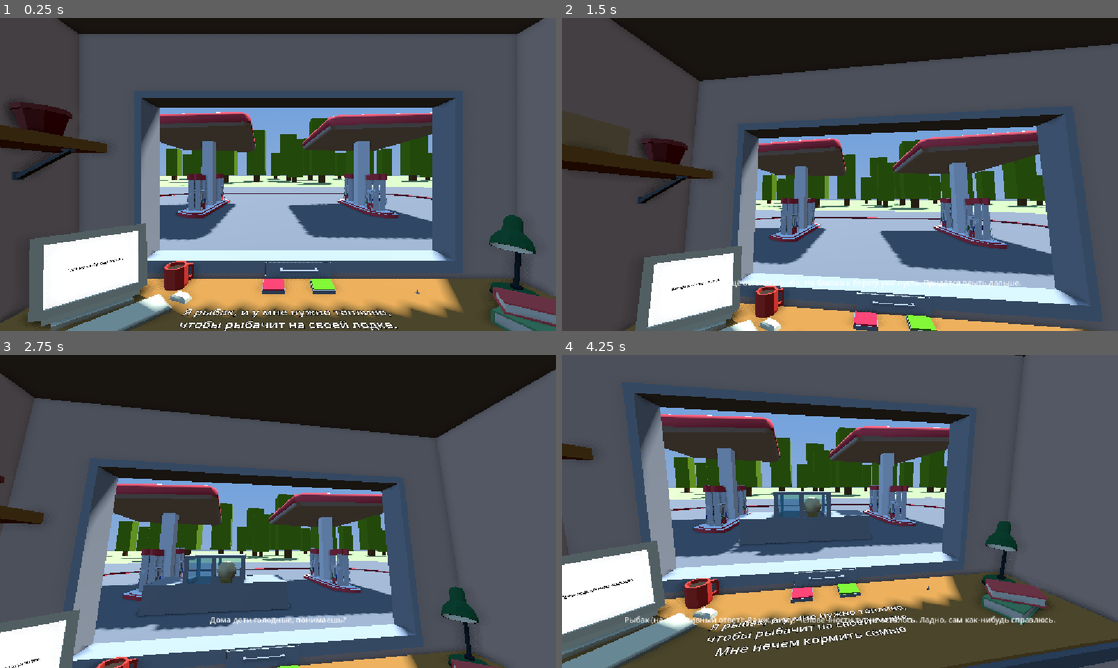
Above: before the commit, frames 1-4 (two rows, left to right).
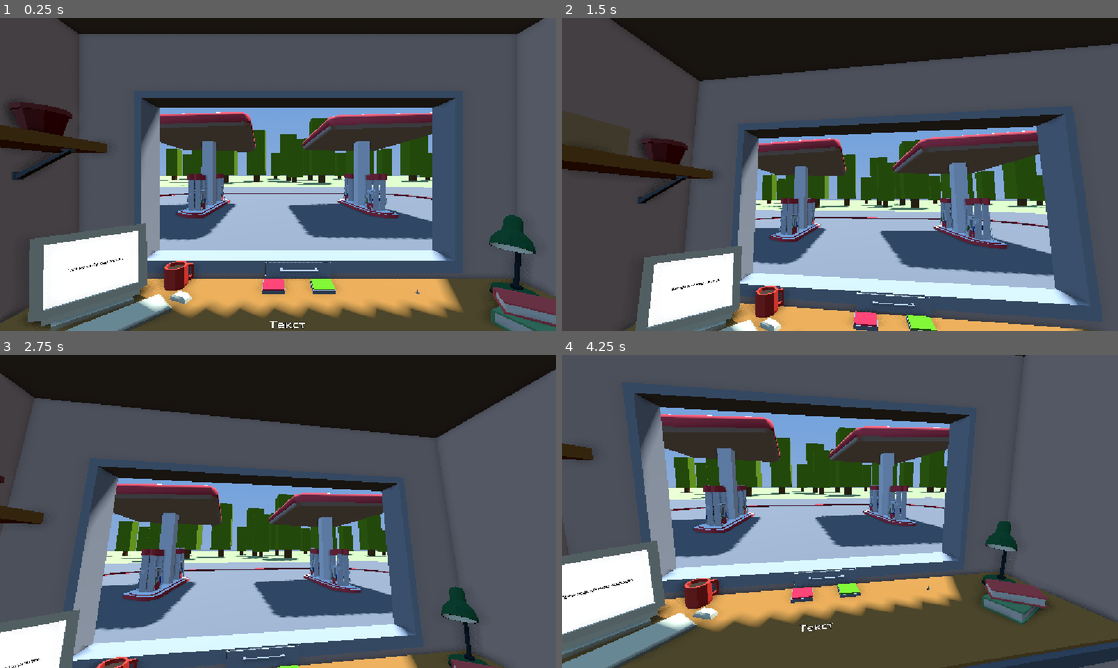
Above: after the commit, the same moments.

Repository: RolicsVin/AZS
Game: Godot game, scene res://scenes/game.tscn
The game is run twice, just before and just after one commit, with the same random seed, the same clock (stepped at 60 frames per second) and the same inputs. This scene is started directly instead of the project's main scene.
Inputs (mouse positions are in pixels of both pictures, inside the frame that each line leads up to):
- Up to frame 1 (0.25 s): no input
- Up to frame 2 (1.5 s): tap Enter (ui_accept) at 0.5, 0.77 s; move the mouse to (962, 158) at 0.52 s; hold Right (ui_right) 0.53-1.28 s; click (962, 158) at 0.6 s; move the mouse to (728, 190) at 1.27 s; hold Down (ui_down) from 1.28 s (still down); click (728, 190) at 1.35 s
- Up to frame 3 (2.75 s): tap Enter (ui_accept) at 1.52 s; move the mouse to (333, 442) at 2.02 s; release Down (ui_down) at 2.03 s; hold Right (ui_right) from 2.03 s (still down); click (333, 442) at 2.1 s
- Up to frame 4 (4.25 s): move the mouse to (812, 574) at 2.77 s; release Right (ui_right) at 2.78 s; hold Up (ui_up) 2.78-3.53 s; click (812, 574) at 2.85 s; tap Enter (ui_accept) at 3.02, 3.77 s; move the mouse to (1006, 558) at 3.52 s; hold Left (ui_left) from 3.53 s (still down); click (1006, 558) at 3.6 s

The runs differ from the first frame. In frame 1, 0.9% of the frame differs, in the area x 32-72%, y 92-100%; in frame 2, 0.2%; in frame 3, 3.9%; in frame 4, 4.7%, in the area x 11-89%, y 43-97%.
Error after the commit: Parse Error: Could not find type "Event" in the current scope. (res://scenes/game.gd:63)

Commit message:
Refactor work and event sequence architecture

Diff:
--- a/scenes/game.gd
+++ b/scenes/game.gd
@@ -1,20 +1,20 @@
 ## В этом скрипте хранится основной игровой цикл
 extends Node3D
 
+@export var works: Array[Work] ## Рабочие смены по очереди
 
-@export var cars: Array[Car] ## Список автомобилей по очереди
-
-@export var ui: Control ## Пользовательский интерфейс
-@export var resume: Node3D ## Узел для отображения резюме кандидата
-@export var web: Panel ## Панель для отображения социальных сетей кандидата
-@export var dialog: Control ## Диалог с кандидатом
+@export var ui: Control
+@export var resume: Node3D
+@export var web: Panel
+@export var dialog: Control
 @export var back_button: Button
 
 @onready var accert_button: AreaButon = $Buttons/Accert
 @onready var deny_button: AreaButon = $Buttons/Deny
 
-var index: int = -1 ## Номер текущей машины. В начале машины нет, поэтому -1
-var current_car: Car ## Текущая машина
+var work_index: int = 0
+var item_index: int = 0
+var current_car: Car
 
 
 func _ready() -> void:
@@ -28,20 +28,45 @@
 	next()
 
 
+## Переходит к следующему элементу текущей смены.
+## Элементом может быть машина или текстовое событие.
 func next() -> void:
-	# Разрешение на принятие решения не должно переноситься на следующего персонажа.
 	_set_decision_buttons_enabled(false)
+	current_car = null
 
-	index += 1
+	while work_index < works.size():
+		var work: Work = works[work_index]
 
-	if index > cars.size() - 1:
-		end_game()
-		return
+		if item_index >= work.sequence.size():
+			work_index += 1
+			item_index = 0
+			continue
 
-	var car: Car = cars[index]
-	current_car = car
-	car.start()
-	setup(car)
+		var item: Variant = work.get_sequence_item(item_index)
+		item_index += 1
+
+		if item is Car:
+			current_car = item as Car
+			current_car.start()
+			setup(current_car)
+			return
+
+		if item is Event:
+			_show_event(item as Event)
+			return
+
+		push_warning("Неизвестный элемент в рабочей смене: %s" % [item])
+
+	end_game()
+
+
+func _show_event(event: Event) -> void:
+	# События не требуют решения игрока — показываем только текст.
+	resume.set_text(event.event_text)
+	player_continue()
+	# После отображения события игрок может перейти дальше кнопкой UI/Button.
+	$UI/Button.show()
+	ui.show()
 
 
 func setup(car: Car) -> void:
@@ -107,6 +132,7 @@
 
 
 func end_game() -> void:
+	current_car = null
 	ui.show()
 	$UI/Label.show()
 	$UI/Button.hide()
